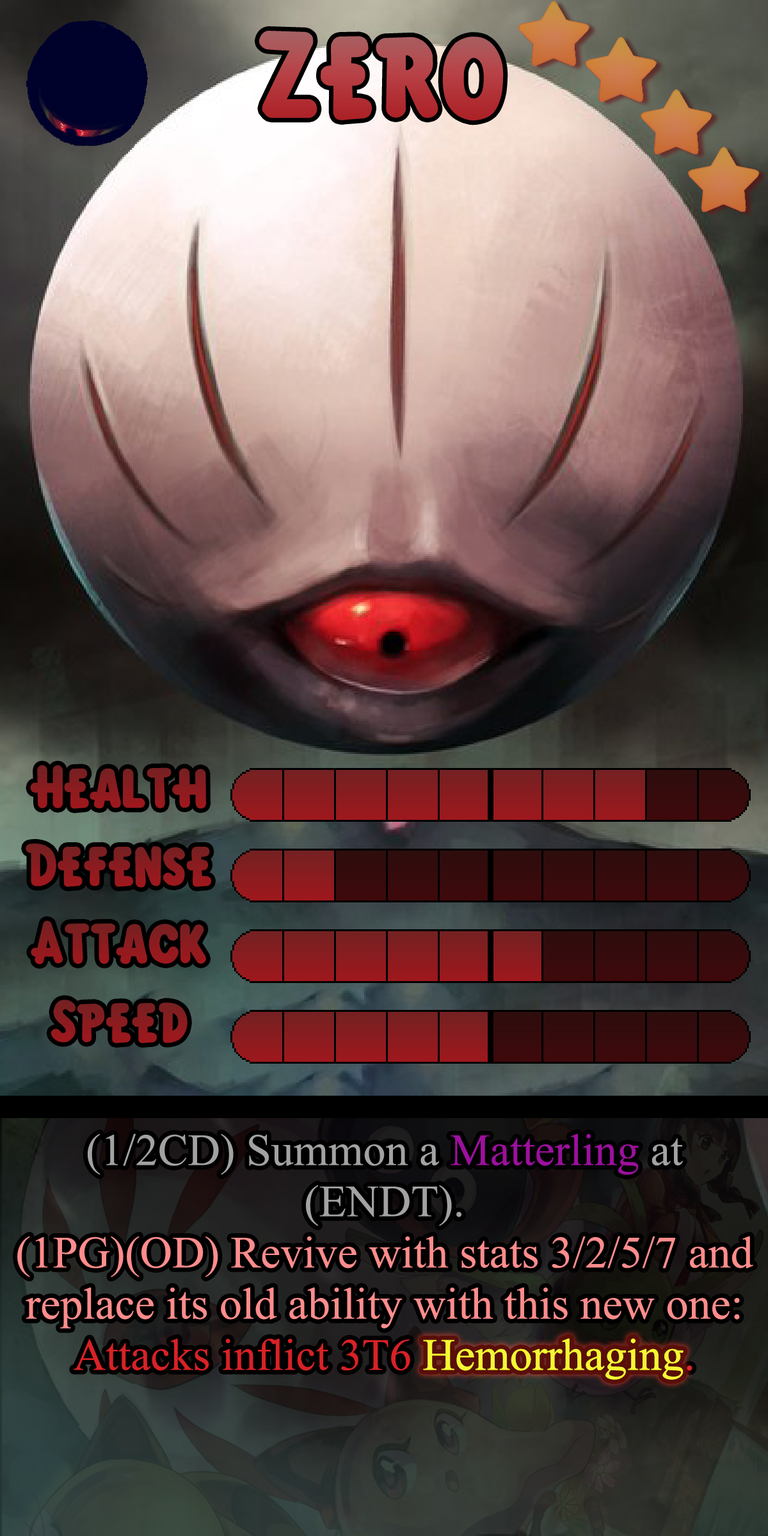
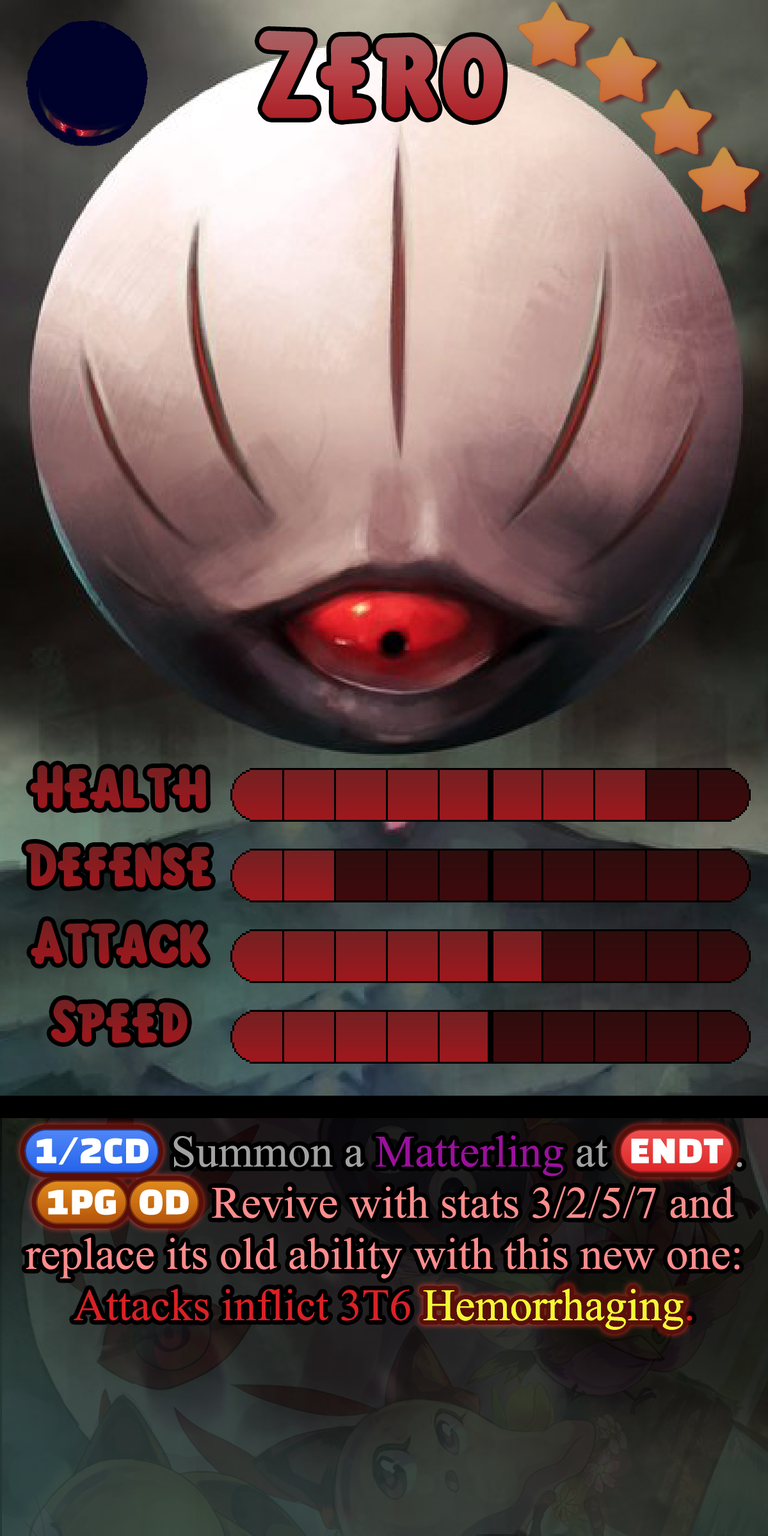
Layered file, before and after one edit (768px x 1536px). Changes by layer:
added layer "Ability FX: Hemorrhaging" above "Hemorrhaging" over 24, 1128, 733, 1330
hid "Hemorrhaging" over 423, 1338, 684, 1380
painted on "Ability" over 17, 1128, 754, 1380
